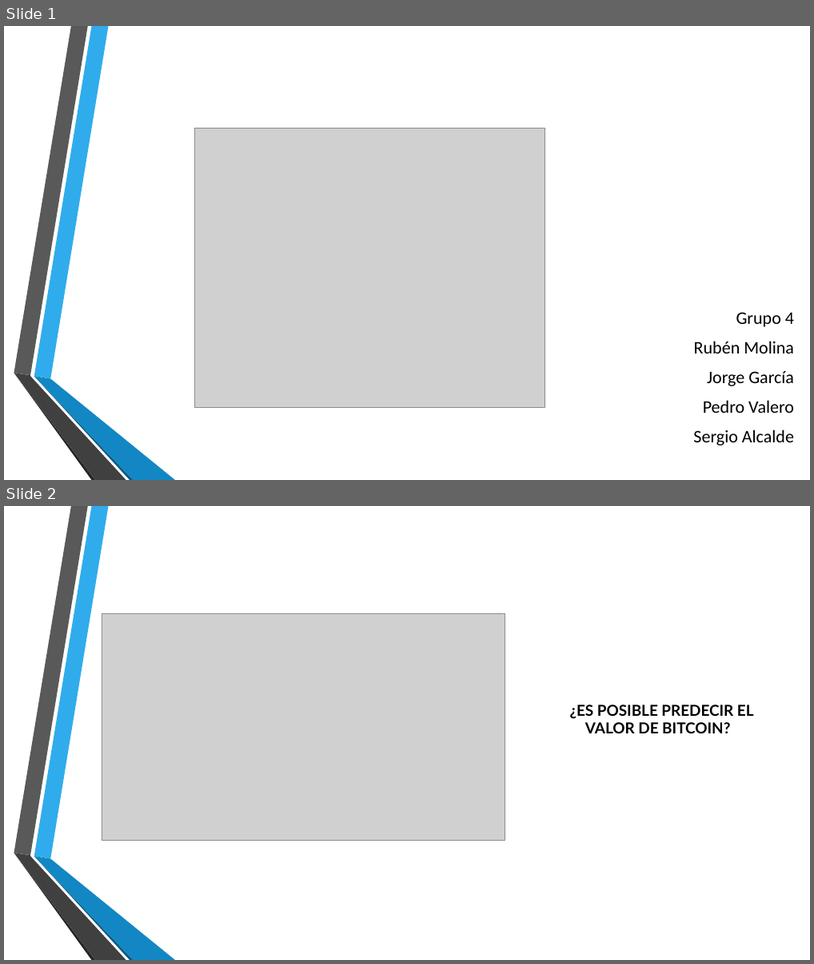
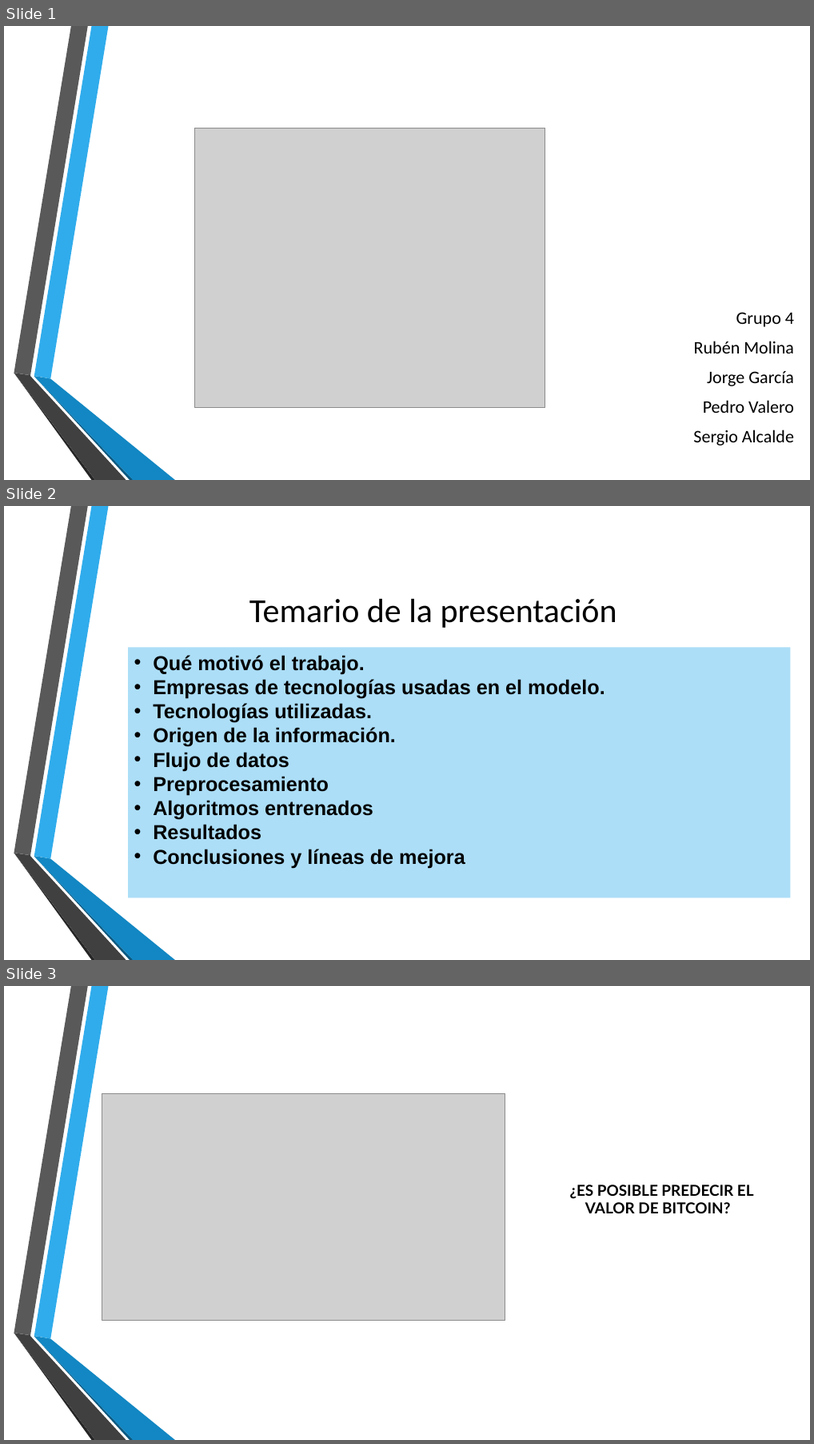
Before and after one commit to SergioDevAlcalde/tfmTelefonica, a slide deck: criptomonedas/presentacionFinalGrupo5.pptx. Shown one above the other, each under a label of ours: slides 1 and 2 before the commit, slides 1, 2 and 3 after it. The pictures are 814x964 and 814x1444 pixels, drawn with LibreOffice and Linux fonts; fonts in the diff are those of the drawing; grey boxes stand for pictures; background and template pictures are left out. Boxes give left, top, right and bottom in pixels: in the first picture for what was removed or moved away, otherwise in the second. Text is boxed around its words. In the diff, an @@ line names an element or a change of style, - is before the commit and + after.

Commit message:
Add files via upload
Añadí un lámina con los puntos de la presentación y un par de gráficos de resultados

```diff
--- a/criptomonedas/presentacionFinalGrupo5.pptx
+++ b/criptomonedas/presentacionFinalGrupo5.pptx
@@ slide 2 added at bbox=[4, 506, 810, 960], background #FFFFFF; not listed: 6 template elements that a slide beside it also shows @@
@@ text added at bbox=[250, 599, 618, 628], 40 pt, text #000000 @@
+Temario de la presentación
@@ rectangle added at bbox=[128, 647, 791, 897], fill #ACDEF7, 24 pt, text #000000, bold @@
+• Qué motivó el trabajo.
+• Empresas de tecnologías usadas en el modelo.
+• Tecnologías utilizadas.
+• Origen de la información.
+• Flujo de datos
+• Preprocesamiento
+• Algoritmos entrenados
+• Resultados
+• Conclusiones y líneas de mejora
@@ what was slide 2 is now slide 3 @@
```
Also in this commit, not shown: 1 slide changed, 1 other slide added.
